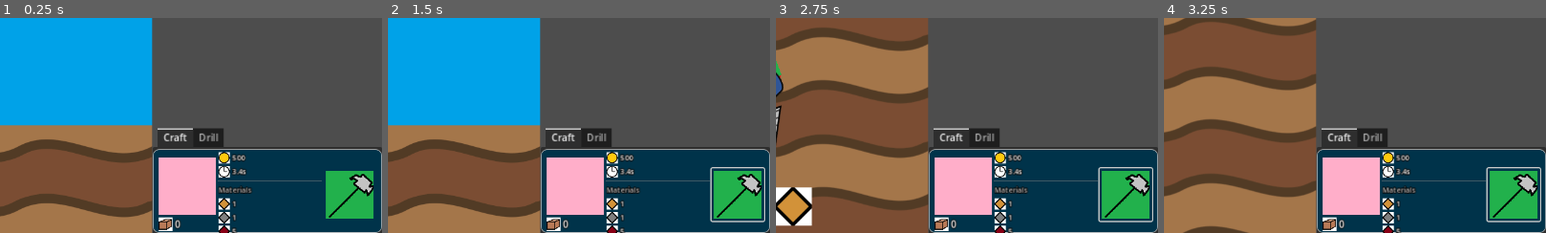
Above: before the commit, frames 1-4 (left to right).
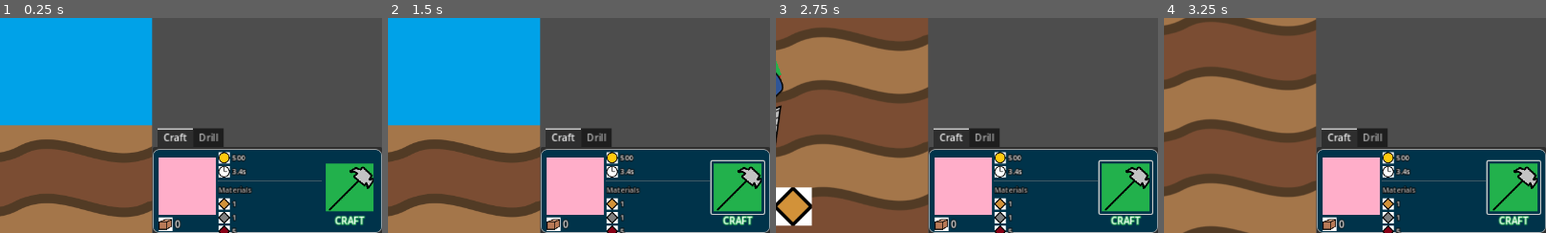
Above: after the commit, the same moments.

Repository: aNotSoCleverName/mechanicore
Game: Godot game, scene res://Main.tscn
Two runs of this game, one before a commit and one after it. Both use one fixed random seed, a clock stepped at 60 frames per second and the inputs below.
Inputs (mouse positions are % of the whole screen's width and height, from its top left):
- Up to frame 1 (0.25 s): no input
- Up to frame 2 (1.5 s): click (96, 52) at 0.52 s; click (96, 50) at 1.27 s
- Up to frame 3 (2.75 s): tap Enter (ui_accept) at 2, 2.27 s; hold Right (ui_right) from 2.03 s (still down); tap R at 2.1 s
- Up to frame 4 (3.25 s): release Right (ui_right) at 2.78 s; hold Left (ui_left) from 2.78 s (still down); tap R at 2.85 s; tap Enter (ui_accept) at 3.02 s
The pictures show only the part of the screen within x 50-100%, y 10-60%; the shares and areas given below are measured in that part.

The runs differ from the first frame. In frame 1, 1.7% of the frame differs, in the area x 85-98%, y 67-97%; in frame 2, 2.0%, in the area x 84-99%, y 65-97%; in frame 3, 2.0%; in frame 4, 2.0%.

Commit message:
Added 'CRAFT' text below craft button

Diff:
--- a/Base/Menu/Craft/Craft Item Node.tscn
+++ b/Base/Menu/Craft/Craft Item Node.tscn
@@ -30,6 +30,10 @@
 font_color = Color(0.733005, 0.733005, 0.733005, 1)
 outline_size = 5
 outline_color = Color(0, 0, 0, 1)
+
+[sub_resource type="LabelSettings" id="LabelSettings_adn48"]
+outline_size = 5
+outline_color = Color(0.133333, 0.694118, 0.298039, 1)
 
 [node name="Craft Item" type="Panel"]
 custom_minimum_size = Vector2(0, 140)
@@ -120,8 +124,20 @@
 layout_mode = 2
 icon = ExtResource("7_flb3l")
 
-[node name="Craft Button" type="Button" parent="MarginContainer/HBoxContainer"]
+[node name="Craft" type="VBoxContainer" parent="MarginContainer/HBoxContainer"]
+layout_mode = 2
+size_flags_vertical = 4
+theme_override_constants/separation = 0
+alignment = 1
+
+[node name="Button" type="Button" parent="MarginContainer/HBoxContainer/Craft"]
 layout_mode = 2
 size_flags_vertical = 4
 icon = ExtResource("8_kdpct")
 flat = true
+
+[node name="Label" type="Label" parent="MarginContainer/HBoxContainer/Craft"]
+layout_mode = 2
+text = "CRAFT"
+label_settings = SubResource("LabelSettings_adn48")
+horizontal_alignment = 1
Not shown: 1 places in Base/Menu/Craft/Craft Item Node.tscn that only renumber resources
